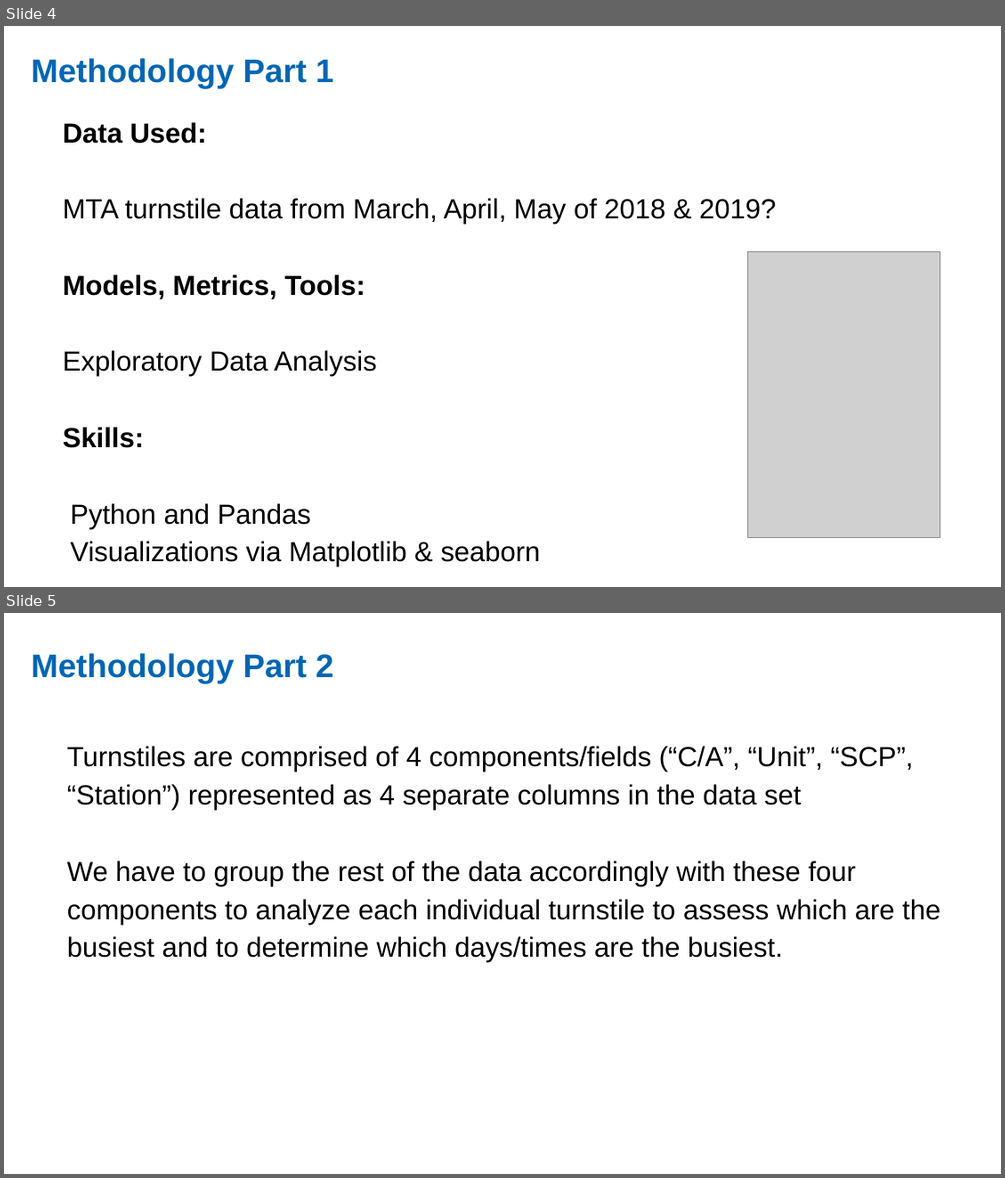
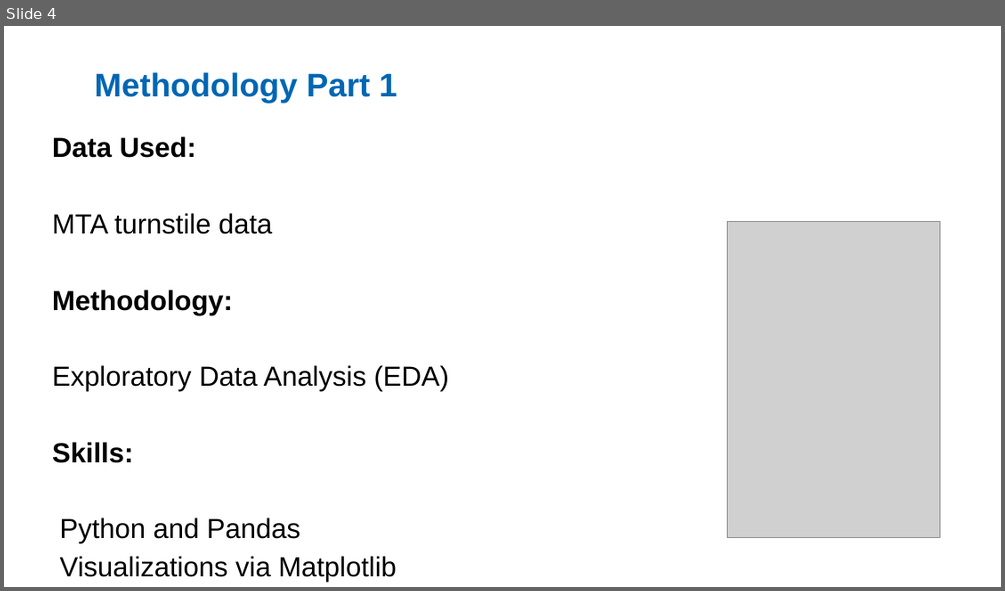
Before and after one commit to ekand/mtacular, a slide deck: reports/MTA_Data_PP_etd.odp. Shown one above the other, each under a label of ours: slides 4 and 5 before the commit, slide 4 after it. The pictures are 1005x1178 and 1005x591 pixels, drawn with LibreOffice and Linux fonts; fonts in the diff are those of the drawing; grey boxes stand for pictures. Boxes give left, top, right and bottom in pixels: in the first picture for what was removed or moved away, otherwise in the second. Text is boxed around its words. In the diff, an @@ line names an element or a change of style, - is before the commit and + after.

```diff
--- a/reports/MTA_Data_PP_etd.odp
+++ b/reports/MTA_Data_PP_etd.odp
@@ slide 5 removed at <box>4,613,1001,1174</box>, background #FFFFFF @@
@@ text removed at <box>31,653,333,683</box> @@
-Methodology Part 2
@@ text removed at <box>67,746,940,963</box> @@
-Turnstiles are comprised of 4 components/fields (“C/A”, “Unit”, “SCP”, “Station”) represented as 4 separate columns in the data set
-We have to group the rest of the data accordingly with these four components to analyze each individual turnstile to assess which are the busiest and to determine which days/times are the busiest.
@@ slide 4 changed as well @@
@@ title "Methodology Part 1": place and size @@
-title "Methodology Part 1" at <box>31,58,333,89</box>
+title "Methodology Part 1" at <box>95,72,396,103</box>
@@ title "Methodology Part 1" at <box>95,72,396,103</box>: vertical alignment top to middle @@
@@ text "Data Used:": place and size @@
-text "Data Used:" at <box>63,122,776,567</box>
+text "Data Used:" at <box>52,136,449,582</box>
@@ text at <box>52,213,449,392</box>: text changed @@
-MTA turnstile data from March, April, May of 2018 & 2019?
-Models, Metrics, Tools:
-Exploratory Data Analysis
+MTA turnstile data
+Methodology:
+Exploratory Data Analysis (EDA)
@@ picture: place and size @@
-picture at <box>748,252,940,537</box>
+picture at <box>728,222,940,537</box>
@@ text at <box>60,556,396,582</box>: text changed @@
-Visualizations via Matplotlib & seaborn
+Visualizations via Matplotlib
```
Also in this commit, not shown: 4 other slides changed, 9 slides added, 4 other slides removed.
